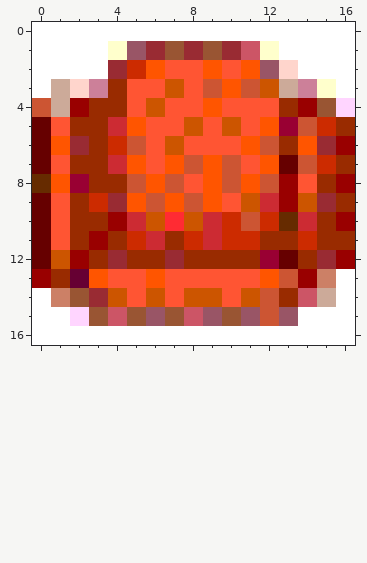
Two states of a pixel-art sprite, MovieSpringProject/src/main/resources/static/booked.gif. The first picture shows the starting point.
The file is 17x17 pixels.
New version:
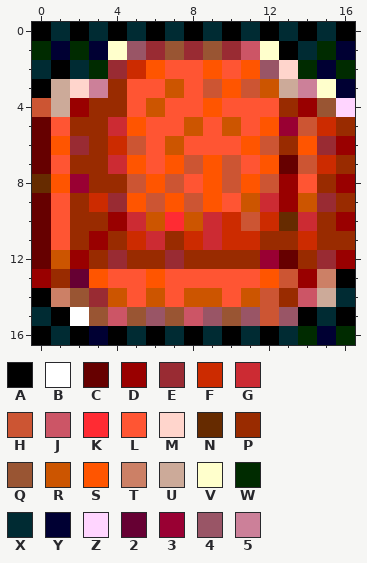
Palette (. is transparent): A #000000  B #ffffff  C #660000  D #990000  E #992b33  F #cc2b00  G #cc2b33  H #cc5533  J #cc5566  K #ff2b33  L #ff5533  M #ffd5cc  N #662b00  P #992b00  Q #995533  R #cc5500  S #ff5500  T #cc8066  U #ccaa99  V #ffffcc  W #002b00  X #002b33  Y #000033  Z #ffd5ff  2 #660033  3 #990033  4 #995566  5 #cc8099
What changed:
Colour B gives way to colour A in row 0 at x 0, 2, 4, 6, 8, 10, 12, 14 and 16; in row 1 at x 13; in row 2 at x 1; in row 3 at x 0; in row 13 at x 16; in row 14 at x 0.
Colour B gives way to colour A in row 15 at x 1, 14 and 16; in row 16 at x 0, 2, 4, 6, 8, 10 and 12.
Colour Z gives way to colour B in row 15 at x 2.
Colour B gives way to colour W in row 1 at x 0, 2 and 15; in row 2 at x 3, 14 and 16; in row 16 at x 14 and 16.
Colour B gives way to colour X in row 0 at x 1, 3, 5, 7, 9, 11, 13 and 15; in row 1 at x 14; in row 2 at x 0 and 2; in row 14 at x 16; in row 15 at x 0 and 15; in row 16 at x 1, 5, 7, 9, 11 and 13.
Colour B gives way to colour Y in row 1 at x 1, 3 and 16; in row 2 at x 15; in row 3 at x 16; in row 16 at x 3 and 15.
